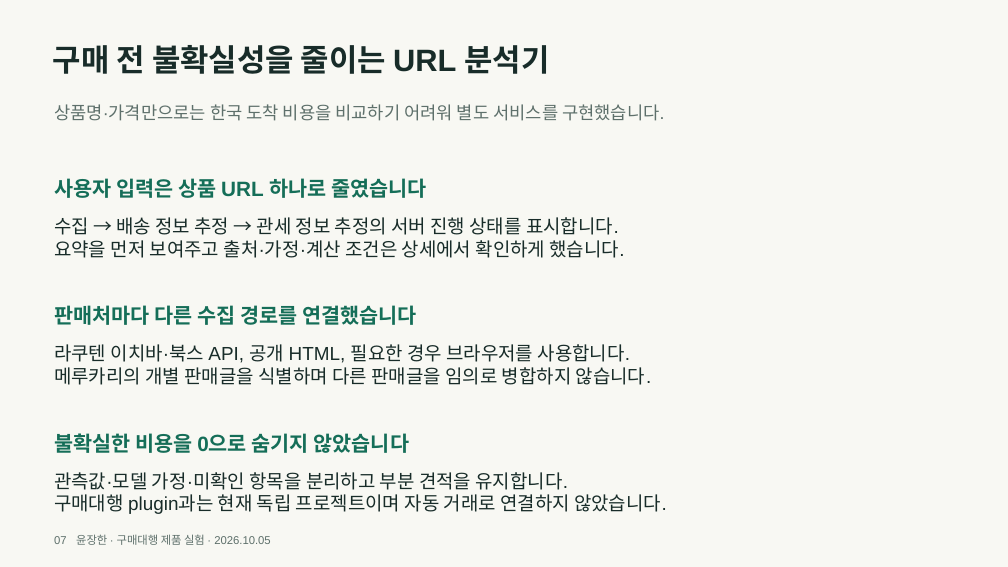
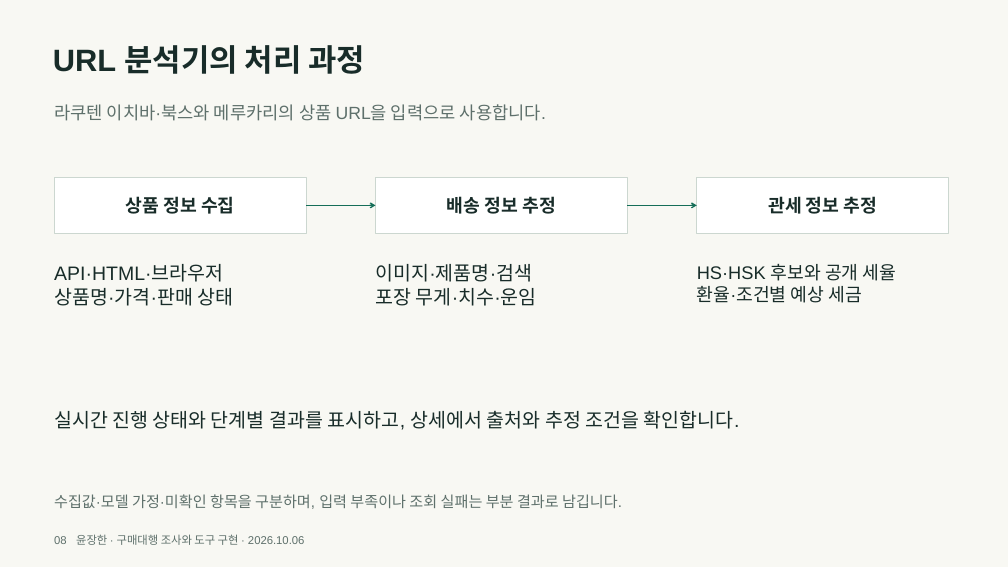
Before and after one commit to y00nZZang/crossborder-purchase-agent, a slide deck: slide 8 of portfolio/crossborder-portfolio.pptx (slide 7 before the commit). Drawn at 1008x567 pixels with LibreOffice and Linux fonts; fonts in the diff are those of the drawing. Boxes give left, top, right and bottom in pixels: in the first picture for what was removed or moved away, otherwise in the second. Text is boxed around its words. In the diff, an @@ line names an element or a change of style, - is before the commit and + after.

```diff
--- a/portfolio/crossborder-portfolio.pptx
+++ b/portfolio/crossborder-portfolio.pptx
@@ text at bbox=[53, 45, 366, 74]: text changed @@
-구매 전 불확실성을 줄이는 URL 분석기
+URL 분석기의 처리 과정
@@ text at bbox=[54, 104, 546, 121]: text changed @@
-상품명·가격만으로는 한국 도착 비용을 비교하기 어려워 별도 서비스를 구현했습니다.
+라쿠텐 이치바·북스와 메루카리의 상품 URL을 입력으로 사용합니다.
@@ text removed at bbox=[54, 178, 426, 198] @@
-사용자 입력은 상품 URL 하나로 줄였습니다
@@ rectangle added at bbox=[54, 177, 307, 234], fill #FFFFFF, outline #CCD7D0 0.75 pt, 21.8 pt, text #182C29, bold @@
+상품 정보 수집
@@ rectangle added at bbox=[376, 177, 628, 234], fill #FFFFFF, outline #CCD7D0 0.75 pt, 21.8 pt, text #182C29, bold @@
+배송 정보 추정
@@ rectangle added at bbox=[697, 177, 949, 234], fill #FFFFFF, outline #CCD7D0 0.75 pt, 21.8 pt, text #182C29, bold @@
+관세 정보 추정
@@ arrow added from (306, 206) to (376, 206), #156E58 1.5 pt @@
@@ arrow added from (628, 206) to (697, 206), #156E58 1.5 pt @@
@@ text removed at bbox=[54, 217, 624, 258] @@
-수집 → 배송 정보 추정 → 관세 정보 추정의 서버 진행 상태를 표시합니다.
-요약을 먼저 보여주고 출처·가정·계산 조건은 상세에서 확인하게 했습니다.
@@ text added at bbox=[54, 265, 233, 306], 23.2 pt, text #182C29 @@
+API·HTML·브라우저
+상품명·가격·판매 상태
@@ text added at bbox=[375, 264, 537, 306], 23.2 pt, text #182C29 @@
+이미지·제품명·검색
+포장 무게·치수·운임
@@ text added at bbox=[697, 264, 897, 303], 21.8 pt, text #182C29 @@
+HS·HSK 후보와 공개 세율
+환율·조건별 예상 세금
@@ text removed at bbox=[54, 305, 417, 325] @@
-판매처마다 다른 수집 경로를 연결했습니다
@@ text removed at bbox=[54, 344, 652, 385] @@
-라쿠텐 이치바·북스 API, 공개 HTML, 필요한 경우 브라우저를 사용합니다.
-메루카리의 개별 판매글을 식별하며 다른 판매글을 임의로 병합하지 않습니다.
@@ text added at bbox=[54, 410, 740, 430], 23.2 pt, text #182C29 @@
+실시간 진행 상태와 단계별 결과를 표시하고, 상세에서 출처와 추정 조건을 확인합니다.
@@ text removed at bbox=[54, 433, 409, 453] @@
-불확실한 비용을 0으로 숨기지 않았습니다
@@ text at bbox=[54, 494, 622, 509]: text changed; size 22.5 to 18 pt; text colour #182C29 to #5E706B @@
-관측값·모델 가정·미확인 항목을 분리하고 부분 견적을 유지합니다.
-구매대행 plugin과는 현재 독립 프로젝트이며 자동 거래로 연결하지 않았습니다.
+수집값·모델 가정·미확인 항목을 구분하며, 입력 부족이나 조회 실패는 부분 결과로 남깁니다.
@@ text at bbox=[54, 534, 304, 545]: text changed @@
-07 윤장한 · 구매대행 제품 실험 · 2026.10.05
+08 윤장한 · 구매대행 조사와 도구 구현 · 2026.10.06
```
Also in this commit, not shown: 8 other slides changed, 3 slides added, 4 slides removed, 3 other files.
